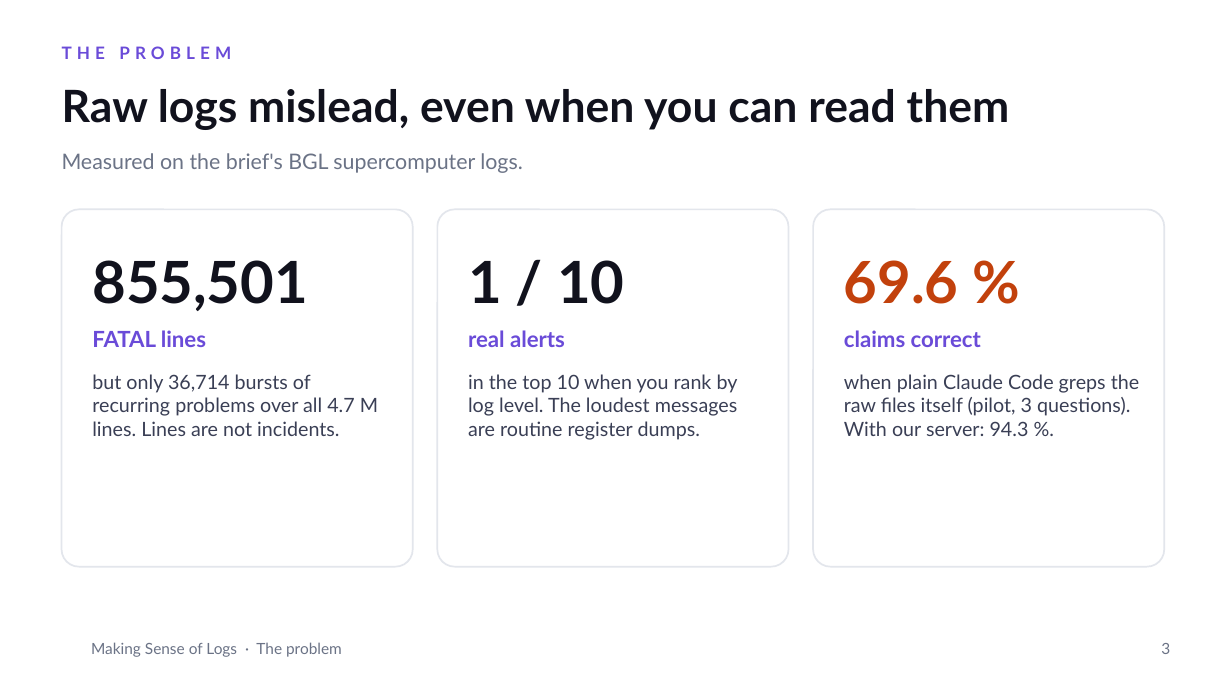
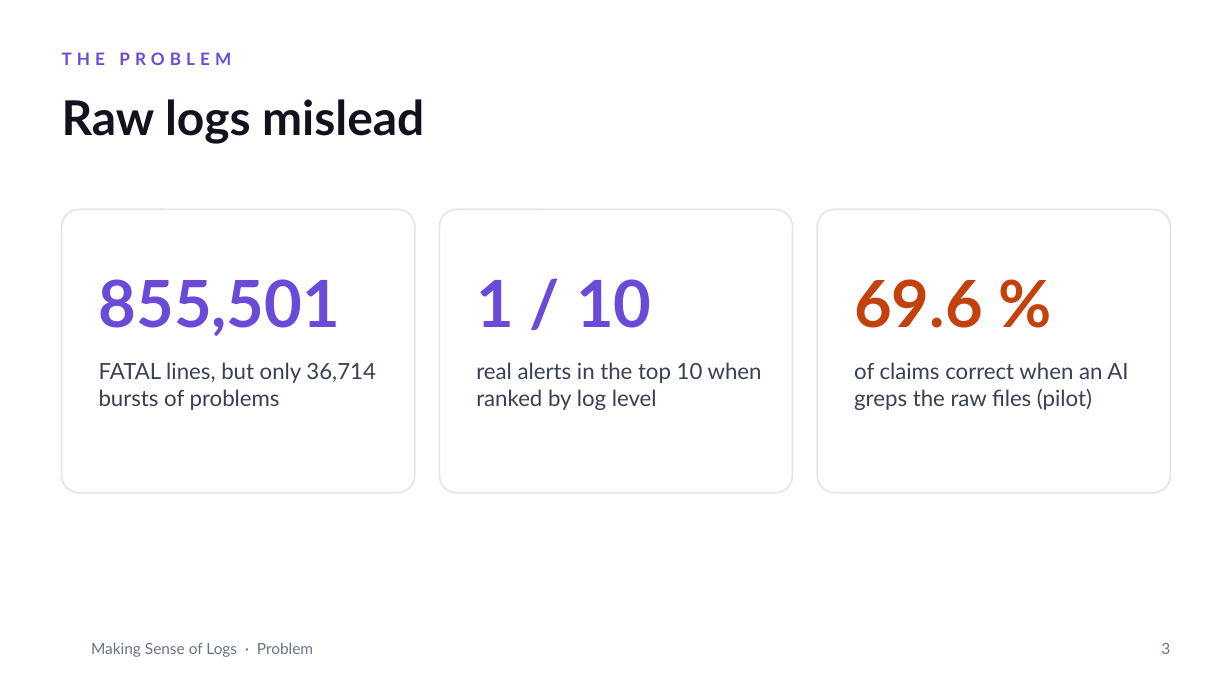
Before and after one commit to aircode610/making-sense-of-logs-schubki-ai-hackathon, a slide deck: slide 3 of docs/slides/making-sense-of-logs.pptx. Drawn at 1232x693 pixels with LibreOffice and Linux fonts; fonts in the diff are those of the drawing; background and template pictures are left out. Boxes give left, top, right and bottom in pixels: in the first picture for what was removed or moved away, otherwise in the second. Text is boxed around its words. In the diff, an @@ line names an element or a change of style, - is before the commit and + after.

```diff
--- a/docs/slides/making-sense-of-logs.pptx
+++ b/docs/slides/making-sense-of-logs.pptx
@@ text "THE PROBLEM": place and size @@
-text "THE PROBLEM" at (62,46,231,59)
+text "THE PROBLEM" at (62,52,231,65)
@@ text at (62,99,424,144): text changed; size 26 to 28 pt @@
-Raw logs mislead, even when you can read them
+Raw logs mislead
@@ text removed at (62,153,523,173) @@
-Measured on the brief's BGL supercomputer logs.
@@ rounded rectangle: place and size @@
-rounded rectangle at (62,209,413,567)
+rounded rectangle at (62,209,415,493)
@@ rounded rectangle: place and size @@
-rounded rectangle at (437,209,788,567)
+rounded rectangle at (440,209,793,493)
@@ proportions changed in 3 elements at (62,209,415,493), (440,209,793,493), (817,209,1170,493) @@
@@ rounded rectangle: place and size @@
-rounded rectangle at (813,209,1164,567)
+rounded rectangle at (817,209,1170,493)
@@ text "855,501": place and size @@
-text "855,501" at (92,260,308,311)
+text "855,501" at (99,279,341,336)
@@ text "855,501" at (99,279,341,336): size 34 to 38 pt, text colour #11121D to #6A4BD8 @@
@@ text "1 / 10" at (476,279,651,328): size 34 to 38 pt, text colour #11121D to #6A4BD8 @@
@@ text "1 / 10": place and size @@
-text "1 / 10" at (468,260,624,304)
+text "1 / 10" at (476,279,651,328)
@@ text "69.6 %": place and size @@
-text "69.6 %" at (844,260,959,304)
+text "69.6 %" at (854,279,983,328)
@@ text "69.6 %" at (854,279,983,328): size 34 to 38 pt @@
@@ text removed at (92,330,206,347) @@
-FATAL lines
@@ text removed at (468,330,565,347) @@
-real alerts
@@ text removed at (844,330,981,347) @@
-claims correct
@@ text at (99,362,375,410): text changed; size 11.5 to 13 pt @@
-but only 36,714 bursts of recurring problems over all 4.7 M lines. Lines are not incidents.
+FATAL lines, but only 36,714 bursts of problems
@@ text at (476,362,762,410): text changed; size 11.5 to 13 pt @@
-in the top 10 when you rank by log level. The loudest messages are routine register dumps.
+real alerts in the top 10 when ranked by log level
@@ text at (854,362,1128,410): text changed; size 11.5 to 13 pt @@
-when plain Claude Code greps the raw files itself (pilot, 3 questions). With our server: 94.3 %.
+of claims correct when an AI greps the raw files (pilot)
@@ text at (91,642,313,657): text changed @@
-Making Sense of Logs · The problem
+Making Sense of Logs · Problem
```
Also in this commit, not shown: 12 other slides changed, 4 slides added, 6 slides removed, 2 other files.
